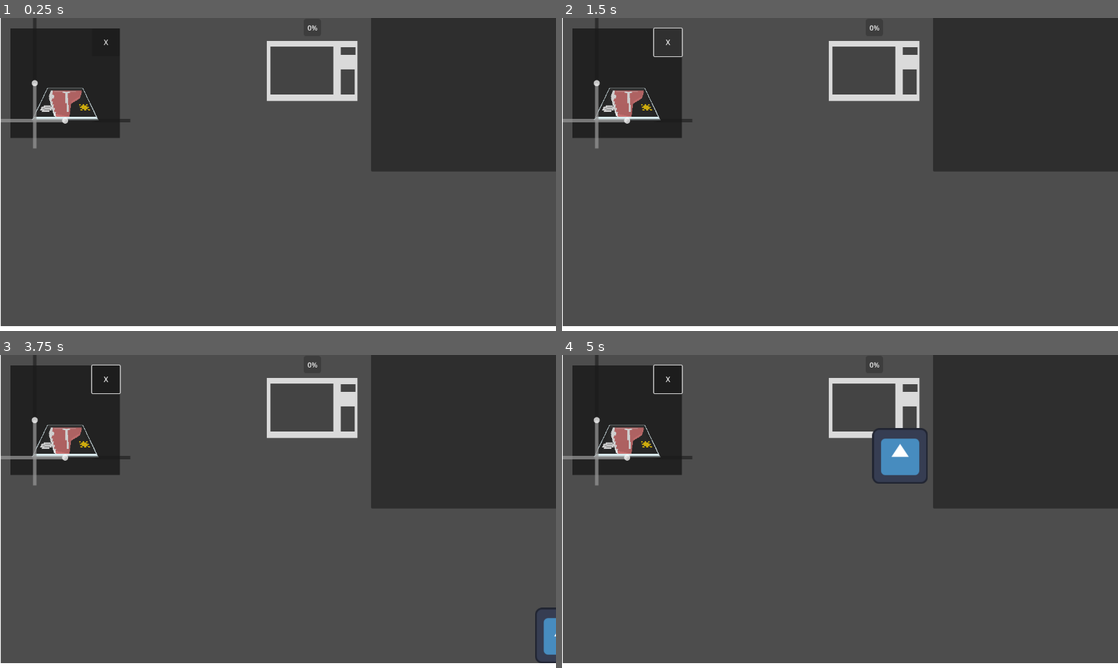
Above: before the commit, frames 1-4 (two rows, left to right).
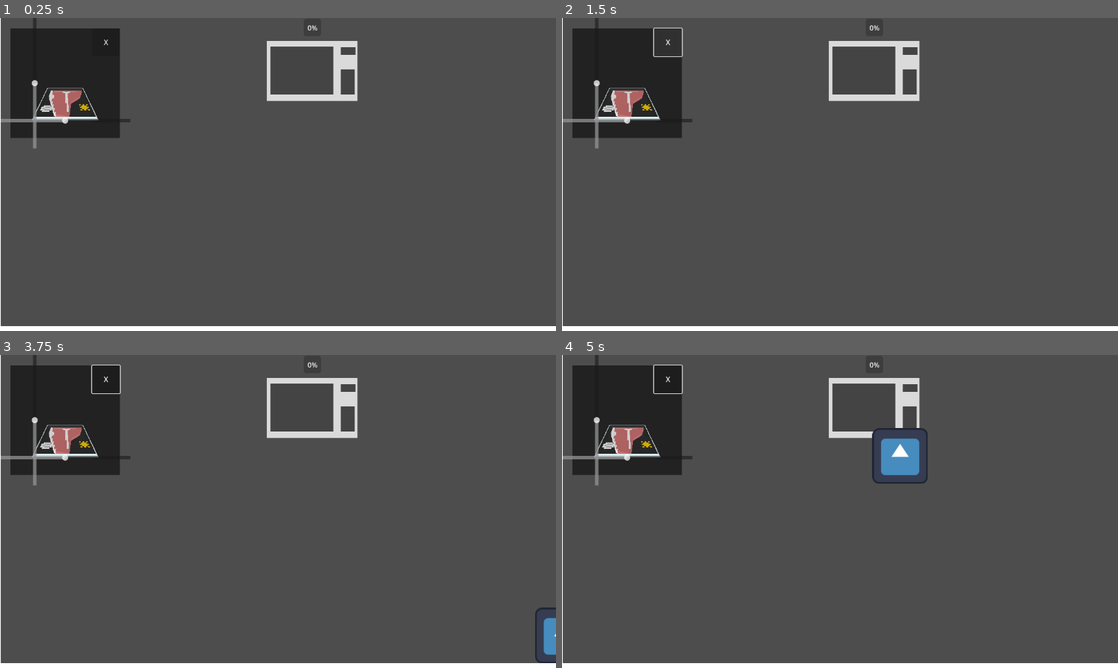
Above: after the commit, the same moments.

Repository: SpntKbrg/microwave-game
Game: Godot game, scene res://scenes/game_scene.tscn
Two runs of this game, one before a commit and one after it. Both use one fixed random seed, a clock stepped at 60 frames per second and the inputs below. The engine's default icon, where the game draws it, is replaced by a stand-in: a white triangle on a blue panel in a dark square.
Inputs (mouse positions are in pixels of both pictures, inside the frame that each line leads up to):
- Up to frame 1 (0.25 s): no input
- Up to frame 2 (1.5 s): tap Enter at 0.5 s; move the mouse to (962, 158) at 0.52 s; click (962, 158) at 0.67 s; click "X" at 1.25 s
- Up to frame 3 (3.75 s): drag from (166, 527) to (311, 408) at 2.02 s; move the mouse to (333, 442) at 2.77 s; click (333, 442) at 2.92 s; drag from (250, 574) to (111, 464) at 3.52 s
- Up to frame 4 (5 s): drag from (1056, 636) to (873, 408) at 4.27 s

The runs differ from the first frame. In frame 1, 16% of the frame differs, in the area x 66-100%, y 0-49%; in frame 2, 16%; in frame 3, 16%; in frame 4, 16%.

Commit message:
init branch

Diff:
--- a/scenes/mockup/basic_microwave.tscn
+++ b/scenes/mockup/basic_microwave.tscn
@@ -49,3 +49,5 @@
 metadata/_edit_use_anchors_ = true
 
 [node name="microwave_timer" type="Timer" parent="."]
+
+[connection signal="on_commit_command" from="microwave_ui" to="." method="on_commit_command"]
--- a/scripts/game/basic_microwave.gd
+++ b/scripts/game/basic_microwave.gd
@@ -4,6 +4,7 @@
 
 func _ready() -> void:
 	super._ready()
+	setup()
 
 func setup()->void:
 	print("basic microwave seting up..")
--- a/scripts/game/interface_microwave.gd
+++ b/scripts/game/interface_microwave.gd
@@ -4,8 +4,7 @@
 
 func _ready() -> void:
 	body_entered.connect(on_body_entered)
-	if microwave_ui != null:
-		connect("on_commit_command", on_commit_command)
+	setup()
 
 func on_item_dropped(item: ItemModel) -> void:
 	_show_ui()
